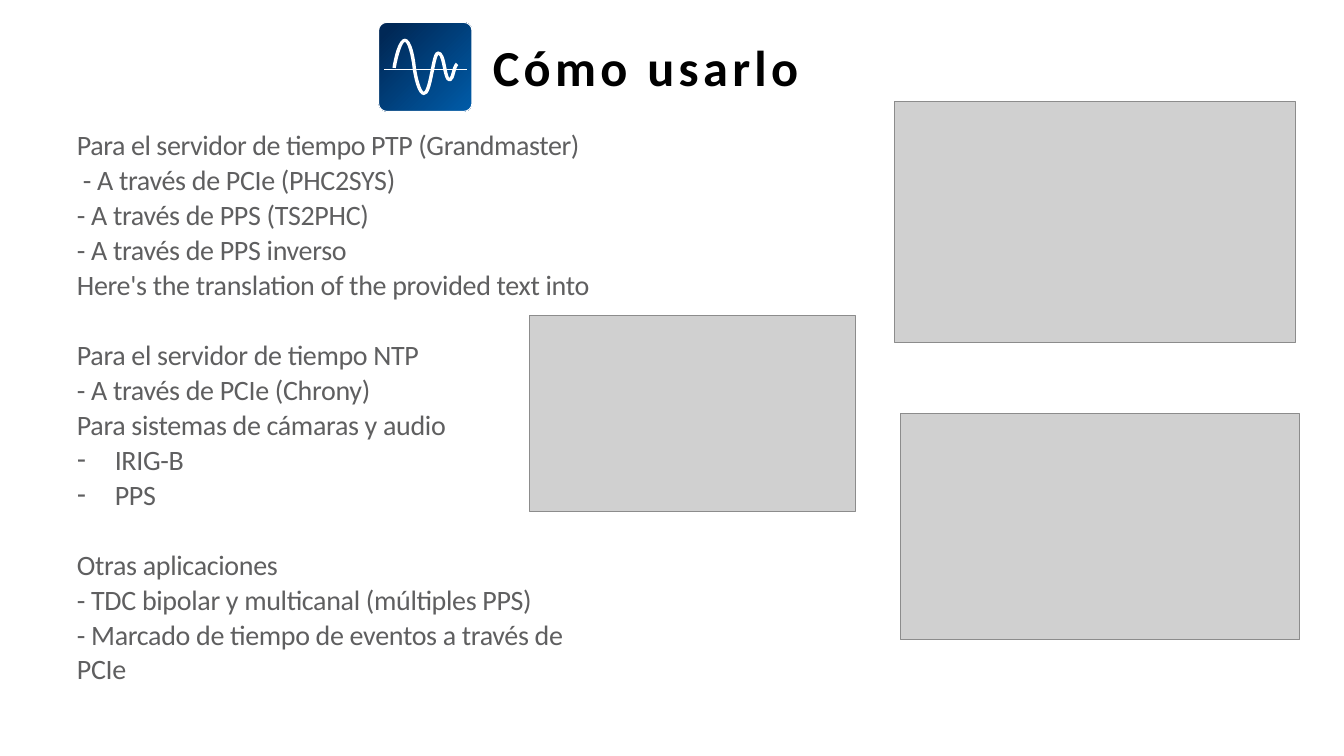
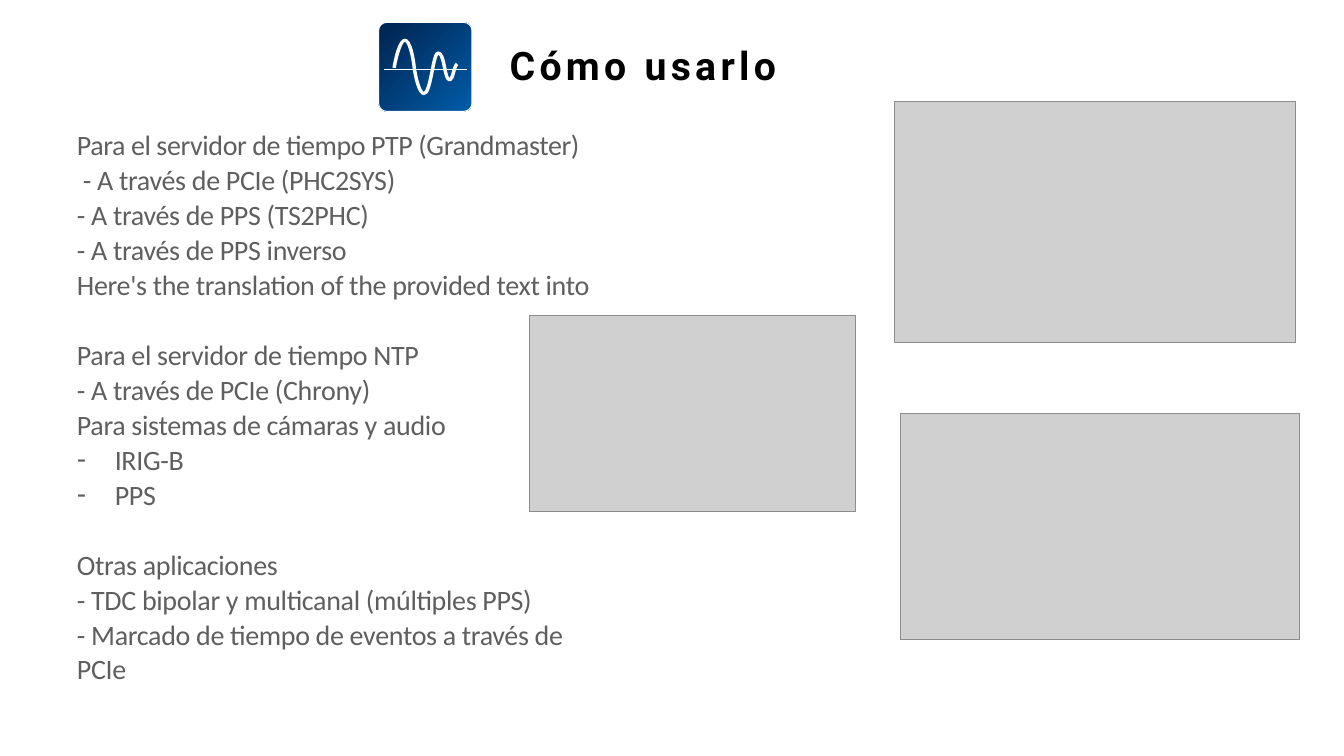
Before and after one commit to SiwaNetwork/QUANTUM, a slide deck: slide 10 of Time-Card/ДОКУМЕНТЫ/МАТЕРИАЛ СТАТЬИ/Синхронизация кейсы на испанском.pptx (slide 12 before the commit). Drawn at 1344x756 pixels with LibreOffice and Linux fonts; fonts in the diff are those of the drawing; grey boxes stand for pictures. Boxes give left, top, right and bottom in pixels: in the first picture for what was removed or moved away, otherwise in the second. Text is boxed around its words. In the diff, an @@ line names an element or a change of style, - is before the commit and + after.

```diff
--- a/Time-Card/ДОКУМЕНТЫ/МАТЕРИАЛ СТАТЬИ/Синхронизация кейсы на испанском.pptx
+++ b/Time-Card/ДОКУМЕНТЫ/МАТЕРИАЛ СТАТЬИ/Синхронизация кейсы на испанском.pptx
@@ title "Cómo usarlo": place and size @@
-title "Cómo usarlo" at [493,50,798,87]
+title "Cómo usarlo" at [510,50,776,81]
@@ title "Cómo usarlo" at [510,50,776,81]: size 36 to 28 pt, font Calibri to Roboto @@
```
Also in this commit, not shown: 24 other slides changed, 10 slides added, 12 slides removed.
